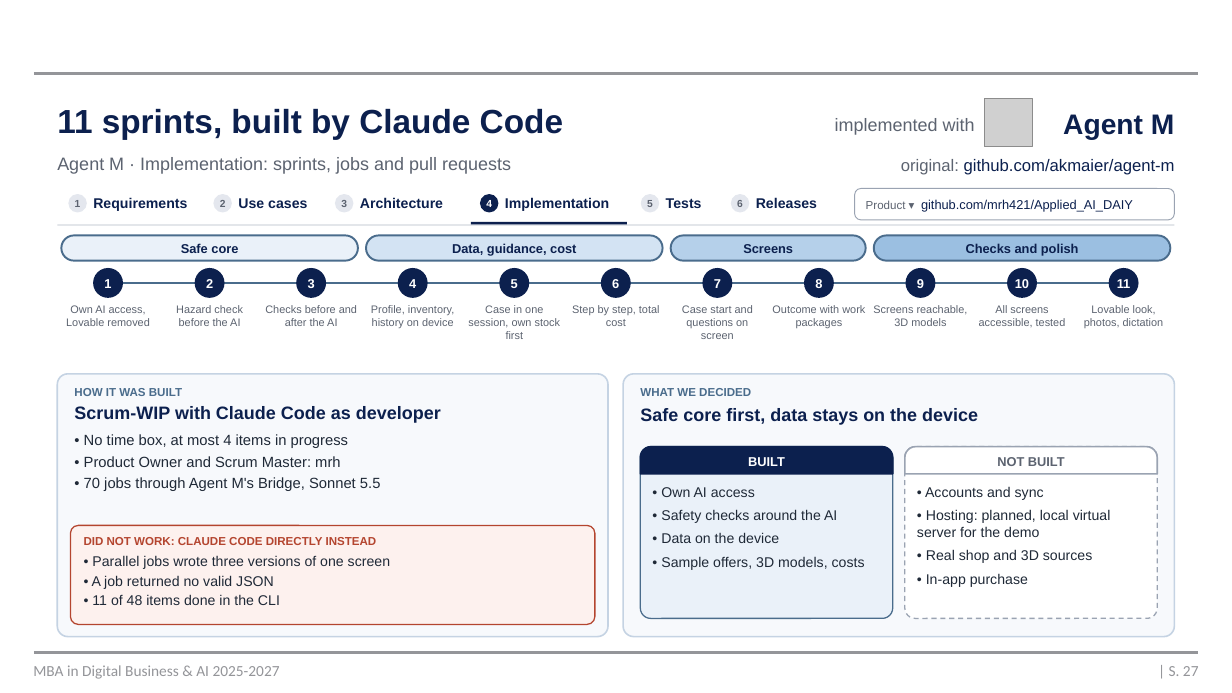
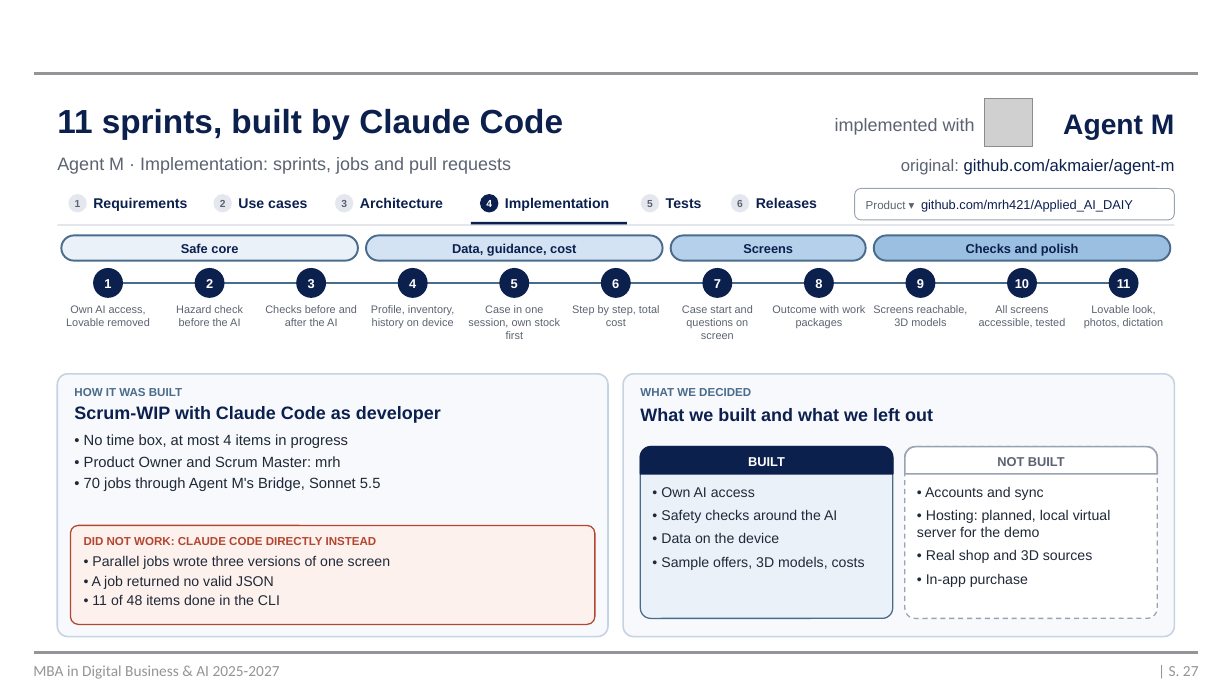
Before and after one commit to mrh421/Applied_AI_DAIY, a slide deck: slide 27 of presentation/DAIY_pre-presentation_v6.pptx. Drawn at 1232x693 pixels with LibreOffice and Linux fonts; fonts in the diff are those of the drawing; grey boxes stand for pictures; background and template pictures are left out. Boxes give left, top, right and bottom in pixels: in the first picture for what was removed or moved away, otherwise in the second. Text is boxed around its words. In the diff, an @@ line names an element or a change of style, - is before the commit and + after.

```diff
--- a/presentation/DAIY_pre-presentation_v6.pptx
+++ b/presentation/DAIY_pre-presentation_v6.pptx
@@ text at [640, 408, 933, 421]: text changed @@
-Safe core first, data stays on the device
+What we built and what we left out
```
Also in this commit, not shown: 1 other file.
